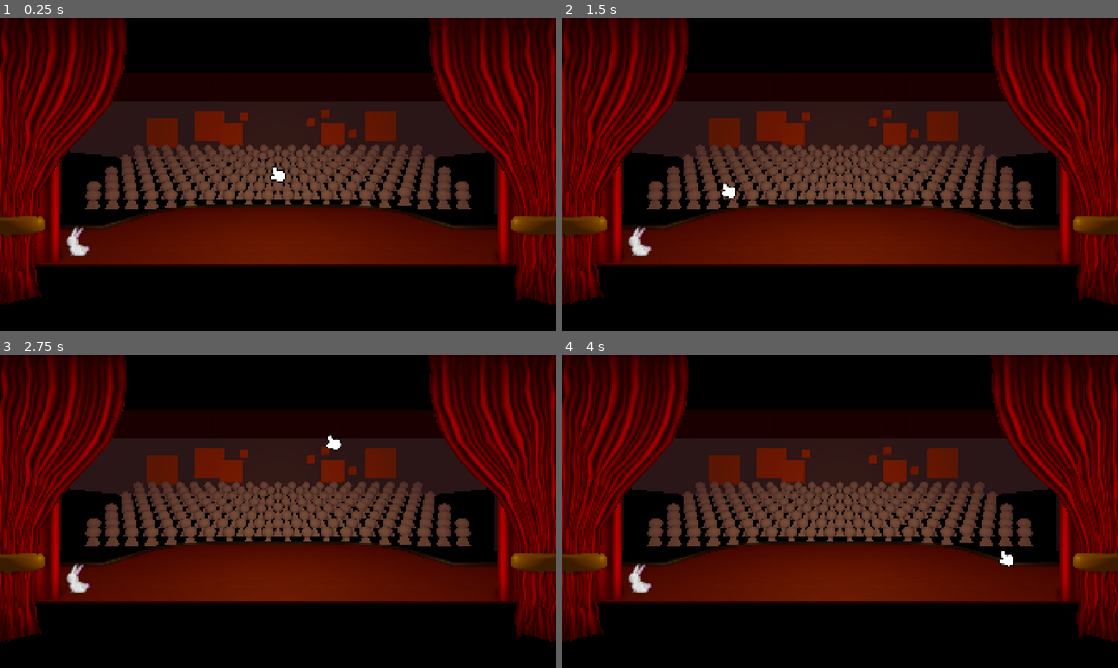
Above: before the commit, frames 1-4 (two rows, left to right).
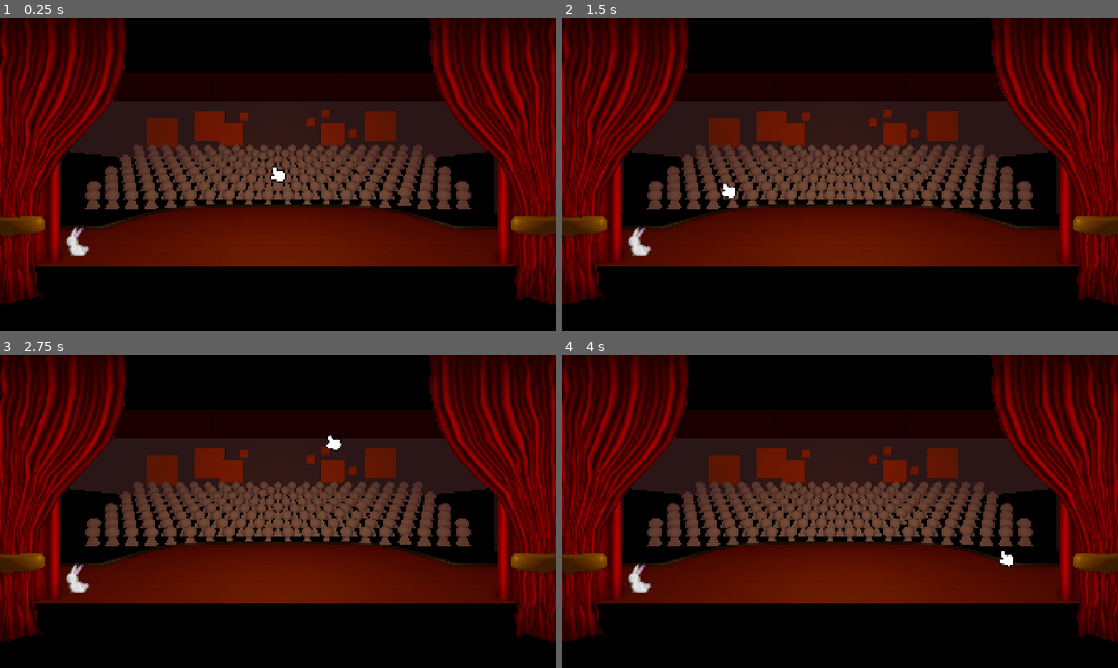
Above: after the commit, the same moments.

Repository: Momonyaro/cgj-2026
Game: Godot game, scene res://src/stage/stage.tscn
The game is run twice, just before and just after one commit, with the same random seed, the same clock (stepped at 60 frames per second) and the same inputs.
Inputs (mouse positions are in pixels of both pictures, inside the frame that each line leads up to):
- Up to frame 1 (0.25 s): no input
- Up to frame 2 (1.5 s): tap Enter at 0.5 s; move the mouse to (962, 158) at 0.52 s; click (962, 158) at 0.6 s; tap Space at 0.77 s; move the mouse to (728, 190) at 1.27 s; click (728, 190) at 1.35 s
- Up to frame 3 (2.75 s): tap Space at 1.52 s; move the mouse to (333, 442) at 2.02 s; click (333, 442) at 2.1 s
- Up to frame 4 (4 s): move the mouse to (812, 574) at 2.77 s; click (812, 574) at 2.85 s; tap Space at 3.02, 3.77 s; move the mouse to (1006, 558) at 3.52 s; click (1006, 558) at 3.6 s

The runs differ from the first frame. In frame 1, 1.2% of the frame differs, in the area x 0-100%, y 0-92%; in frame 2, 1.2%; in frame 3, 1.3%; in frame 4, 1.3%.

Commit message:
tweak project settings to make web exports look alright

Diff:
--- a/project.godot
+++ b/project.godot
@@ -28,7 +28,7 @@
 window/size/viewport_width=1920
 window/size/viewport_height=1080
 window/stretch/mode="canvas_items"
-window/stretch/aspect="expand"
+window/stretch/aspect="keep_width"
 
 [filesystem]
 
--- a/src/stage/stage.tscn
+++ b/src/stage/stage.tscn
@@ -61,6 +61,8 @@
 
 [node name="Camera3D" type="Camera3D" parent="." unique_id=1922488885]
 transform = Transform3D(1, 0, 0, 0, 1, 0, 0, 0, 1, 0, 3, 5)
+keep_aspect = 0
+fov = 107.4
 
 [node name="CameraShake3D" type="Node" parent="Camera3D" unique_id=51681373]
 script = ExtResource("1_60fcs")
Not shown, added: export_presets.cfg
